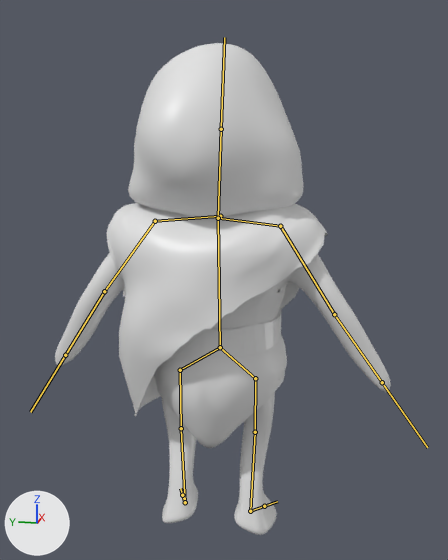
The FBX model IndieGameUnity/Assets/Models/characters/character4.fbx, before and after one commit.
Both versions are drawn from a 50 mm camera at (-14.99, -3.33, 7.29) aimed at (0.7, -0.19, 3.37). The axes (+X, +Y, +Z) are drawn at lower left. The lights are the same throughout. The bones that bend it are drawn over the model as lines.

Names of what the first picture shows: 'Cylinder', 'maincape'.
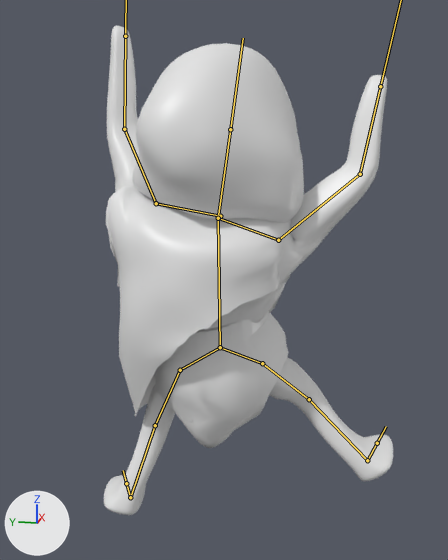
The newer file adds an action. The first version stands in its rest pose; the second is drawn at frame 11 of the action 'Armature|climbIdle'.

Where the change shows, as pixel boxes (x1, y1, x2, y2) in the pictures (448 x 560 px):
'maincape', posed (11% narrower): before (106, 43, 328, 417); after (106, 43, 304, 417)
'Cylinder', posed: before (55, 252, 391, 535); after (104, 25, 393, 515)
bone 'leftshoulder', root to tip: before (220, 216) to (155, 221); after (220, 216) to (156, 203)
bone 'leftupperarm', root to tip: before (155, 221) to (104, 291); after (156, 203) to (124, 129)
bone 'leftlowerarm', root to tip: before (104, 291) to (65, 355); after (124, 129) to (125, 36)
bone 'rightshoulder', root to tip: before (218, 218) to (280, 226); after (218, 218) to (278, 240)
bone 'rightupperarm', root to tip: before (280, 226) to (334, 314); after (278, 240) to (360, 174)
bone 'rightlowerarm', root to tip: before (334, 314) to (382, 382); after (360, 174) to (380, 86)
bone 'neck', root to tip: before (218, 218) to (221, 129); after (218, 218) to (230, 129)
bone 'leftupperleg', root to tip: before (180, 370) to (181, 428); after (180, 370) to (155, 425)
bone 'leftfoot', root to tip: before (185, 502) to (182, 495); after (130, 497) to (126, 483)
bone 'righthip', root to tip: before (220, 347) to (255, 378); after (220, 347) to (262, 363)
bone 'rightupperleg', root to tip: before (255, 378) to (255, 432); after (262, 363) to (309, 399)
bone 'rightfoot', root to tip: before (250, 511) to (264, 506); after (367, 460) to (377, 443)

The change in detail:
Bone 'leftshoulder' (bone_leftshoulder) turns from (0, 0, 0) to (15, -4, -2) degrees about its own x, y and z.
Bone 'leftupperarm' (bone_leftupperarm) turns from (0, 0, 0) to (83, 18, -58) degrees about its own x, y and z.
Bone 'leftlowerarm' (bone_leftlowerarm) turns from (0, 0, 0) to (23, 3, 1) degrees about its own x, y and z.
Bone 'rightshoulder' (bone_rightshoulder) turns from (0, 0, 0) to (-12, -2, 3) degrees about its own x, y and z.
Bone 'rightupperarm' (bone_rightupperarm) turns from (0, 0, 0) to (99, -17, 65) degrees about its own x, y and z.
Bone 'rightlowerarm' (bone_rightlowerarm) turns from (0, 0, 0) to (11, 8, 25) degrees about its own x, y and z.
Bone 'neck' (bone_neck) turns from (0, 0, 0) to (-2, -12, 6) degrees about its own x, y and z.
Bone 'leftupperleg' (bone_leftupperleg) turns from (0, 0, 0) to (13, -2, -20) degrees about its own x, y and z.
Bone 'leftfoot' (bone_leftfoot) turns from (0, 0, 0) to (12, 17, 3) degrees about its own x, y and z.
Bone 'righthip' (bone_righthip) turns from (0, 0, 0) to (22, 10, 2) degrees about its own x, y and z.
Bone 'rightupperleg' (bone_rightupperleg) turns from (0, 0, 0) to (-11, 1, 23) degrees about its own x, y and z.
Bone 'rightfoot' (bone_rightfoot) turns from (0, 0, 0) to (8, -14, 7) degrees about its own x, y and z.
